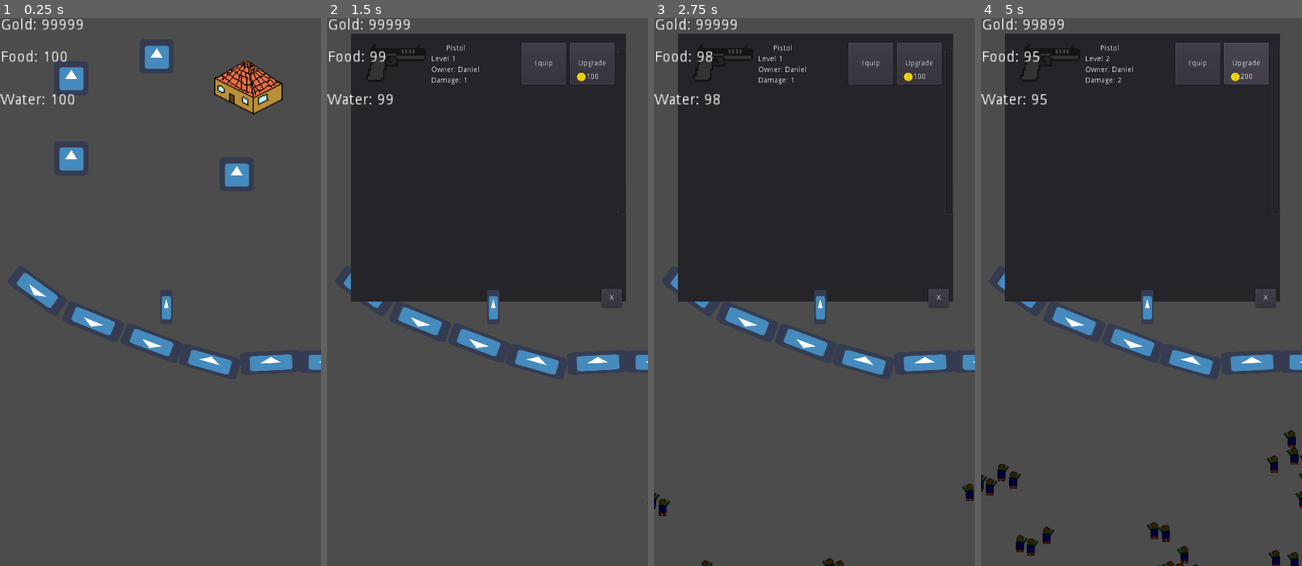
Above: before the commit, frames 1-4 (left to right).
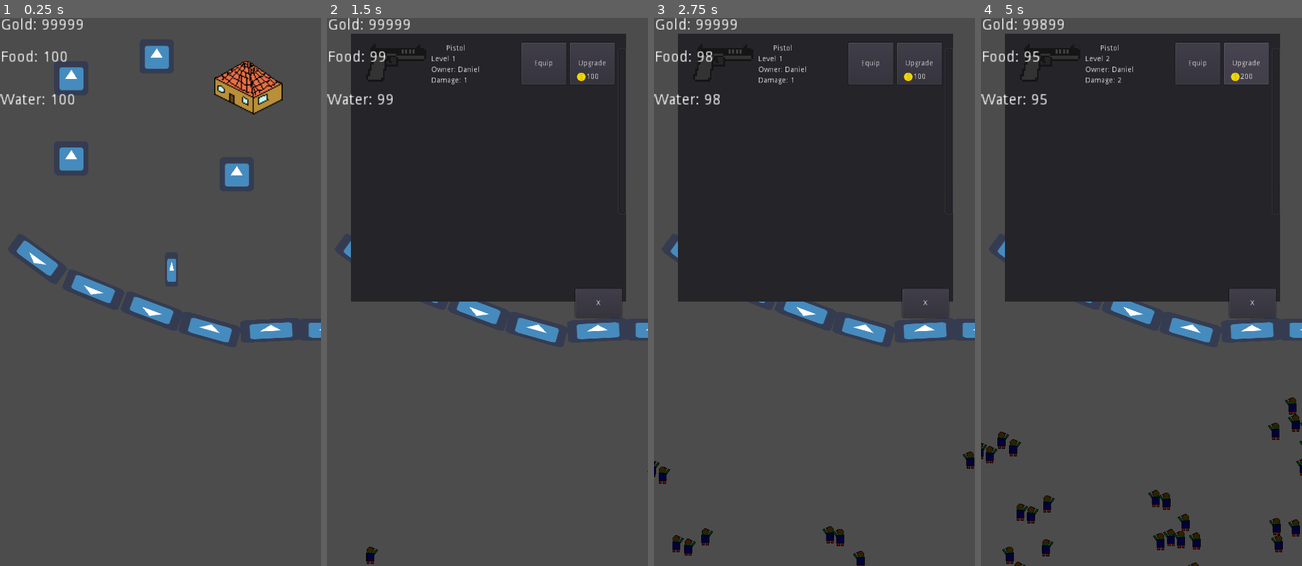
Above: after the commit, the same moments.

Repository: stranker/CLICKER_Z
Game: Godot game, scene res://Scene/MainScene.tscn
The game is run twice, just before and just after one commit, with the same random seed, the same clock (stepped at 60 frames per second) and the same inputs. The engine's default icon, where the game draws it, is replaced by a stand-in: a white triangle on a blue panel in a dark square.
Inputs (mouse positions are in pixels of both pictures, inside the frame that each line leads up to):
- Up to frame 1 (0.25 s): no input
- Up to frame 2 (1.5 s): click (574, 89) at 0.5 s; click (397, 78) at 1.25 s
- Up to frame 3 (2.75 s): click (891, 176) at 2 s
- Up to frame 4 (5 s): click (1051, 160) at 2.75 s; click (1138, 56) at 3.5 s; click "Upgrade" at 4.25 s

The runs differ from the first frame. In frame 1, 4.0% of the frame differs, in the area x 5-100%, y 40-66%; in frame 2, 3.3%; in frame 3, 4.1%; in frame 4, 6.0%, in the area x 0-100%, y 40-100%.

Commit message:
Posicion survivors

Diff:
--- a/GUI/ArmoryPanel.tscn
+++ b/GUI/ArmoryPanel.tscn
@@ -67,6 +67,7 @@
 margin_right = 255.0
 margin_bottom = 520.0
 rect_pivot_offset = Vector2( 0, 0 )
+rect_clip_content = false
 mouse_filter = 0
 mouse_default_cursor_shape = 0
 size_flags_horizontal = 1
@@ -97,6 +98,7 @@
 margin_right = 500.0
 margin_bottom = 100.0
 rect_min_size = Vector2( 500, 0 )
+rect_clip_content = false
 
 [node name="VScrollBar" type="VScrollBar" parent="." index="1"]
 
@@ -130,11 +132,12 @@
 anchor_top = 1.0
 anchor_right = 1.0
 anchor_bottom = 1.0
-margin_left = -46.0
+margin_left = -95.0
 margin_top = -24.0
 margin_right = -8.0
-margin_bottom = 11.0
+margin_bottom = 30.0
 rect_pivot_offset = Vector2( 0, 0 )
+rect_clip_content = false
 focus_mode = 2
 mouse_filter = 0
 mouse_default_cursor_shape = 0
@@ -158,6 +161,7 @@
 margin_top = -185.0
 margin_right = 135.0
 margin_bottom = 185.0
+rect_clip_content = false
 
 [connection signal="gui_input" from="." to="." method="_on_PanelShop_gui_input"]
 
--- a/GUI/DepositPanel.tscn
+++ b/GUI/DepositPanel.tscn
@@ -85,7 +85,7 @@
 	pass # replace with function body"
 _sections_unfolded = [ "Resource" ]
 
-[node name="DepositPanel" type="Panel"]
+[node name="DepositPanel" type="Panel" index="0"]
 
 anchor_left = 0.5
 anchor_top = 0.0
@@ -96,6 +96,7 @@
 margin_right = 160.0
 margin_bottom = 350.0
 rect_pivot_offset = Vector2( 0, 0 )
+rect_clip_content = false
 mouse_filter = 0
 mouse_default_cursor_shape = 0
 size_flags_horizontal = 1
@@ -110,11 +111,12 @@
 anchor_top = 0.5
 anchor_right = 0.5
 anchor_bottom = 0.5
-margin_left = -115.0
-margin_top = 35.0
-margin_right = -25.0
-margin_bottom = 75.0
-rect_pivot_offset = Vector2( 0, 0 )
+margin_left = -135.0
+margin_top = 45.0
+margin_right = -5.0
+margin_bottom = 105.0
+rect_pivot_offset = Vector2( 0, 0 )
+rect_clip_content = false
 focus_mode = 2
 mouse_filter = 0
 mouse_default_cursor_shape = 0
@@ -138,11 +140,12 @@
 anchor_top = 0.5
 anchor_right = 0.5
 anchor_bottom = 0.5
-margin_left = 25.0
-margin_top = 35.0
-margin_right = 115.0
-margin_bottom = 75.0
-rect_pivot_offset = Vector2( 0, 0 )
+margin_left = 5.0
+margin_top = 45.0
+margin_right = 135.0
+margin_bottom = 105.0
+rect_pivot_offset = Vector2( 0, 0 )
+rect_clip_content = false
 focus_mode = 2
 mouse_filter = 0
 mouse_default_cursor_shape = 0
@@ -166,11 +169,12 @@
 anchor_top = 0.5
 anchor_right = 0.5
 anchor_bottom = 0.5
-margin_left = -115.0
+margin_left = -135.0
 margin_top = -105.0
-margin_right = -25.0
-margin_bottom = -65.0
-rect_pivot_offset = Vector2( 0, 0 )
+margin_right = -15.0
+margin_bottom = -45.0
+rect_pivot_offset = Vector2( 0, 0 )
+rect_clip_content = false
 focus_mode = 2
 mouse_filter = 0
 mouse_default_cursor_shape = 0
@@ -193,11 +197,12 @@
 anchor_top = 0.5
 anchor_right = 0.5
 anchor_bottom = 0.5
-margin_left = 25.0
+margin_left = 15.0
 margin_top = -105.0
-margin_right = 115.0
-margin_bottom = -65.0
-rect_pivot_offset = Vector2( 0, 0 )
+margin_right = 135.0
+margin_bottom = -45.0
+rect_pivot_offset = Vector2( 0, 0 )
+rect_clip_content = false
 focus_mode = 2
 mouse_filter = 0
 mouse_default_cursor_shape = 0
@@ -219,11 +224,12 @@
 anchor_top = 1.0
 anchor_right = 1.0
 anchor_bottom = 1.0
-margin_left = -80.0
+margin_left = -90.0
 margin_top = -30.0
 margin_right = -20.0
-margin_bottom = 10.0
-rect_pivot_offset = Vector2( 0, 0 )
+margin_bottom = 20.0
+rect_pivot_offset = Vector2( 0, 0 )
+rect_clip_content = false
 focus_mode = 2
 mouse_filter = 0
 mouse_default_cursor_shape = 0
--- a/GUI/EquipWeaponPanel.tscn
+++ b/GUI/EquipWeaponPanel.tscn
@@ -42,7 +42,7 @@
 	return weapon_to_change"
 _sections_unfolded = [ "Resource" ]
 
-[node name="EquipWeaponPanel" type="Panel"]
+[node name="EquipWeaponPanel" type="Panel" index="0"]
 
 anchor_left = 0.0
 anchor_top = 0.0
@@ -52,6 +52,7 @@
 margin_bottom = 370.0
 rect_min_size = Vector2( 270, 0 )
 rect_pivot_offset = Vector2( 0, 0 )
+rect_clip_content = false
 mouse_filter = 0
 mouse_default_cursor_shape = 0
 size_flags_horizontal = 1
@@ -68,6 +69,7 @@
 margin_right = -20.0
 rect_min_size = Vector2( 250, 0 )
 rect_pivot_offset = Vector2( 0, 0 )
+rect_clip_content = false
 mouse_filter = 1
 mouse_default_cursor_shape = 0
 size_flags_horizontal = 1
@@ -85,6 +87,7 @@
 margin_top = -150.0
 margin_bottom = 20.0
 rect_pivot_offset = Vector2( 0, 0 )
+rect_clip_content = false
 mouse_filter = 0
 mouse_default_cursor_shape = 0
 size_flags_horizontal = 0
@@ -105,11 +108,12 @@
 anchor_top = 1.0
 anchor_right = 1.0
 anchor_bottom = 1.0
-margin_left = -60.0
-margin_top = -20.0
+margin_left = -90.0
+margin_top = -30.0
 margin_right = -10.0
 margin_bottom = 20.0
 rect_pivot_offset = Vector2( 0, 0 )
+rect_clip_content = false
 focus_mode = 2
 mouse_filter = 0
 mouse_default_cursor_shape = 0
--- a/GUI/TrainingPanel.tscn
+++ b/GUI/TrainingPanel.tscn
@@ -42,7 +42,7 @@
 	pass"
 _sections_unfolded = [ "Resource" ]
 
-[node name="TrainingPanel" type="Panel"]
+[node name="TrainingPanel" type="Panel" index="0"]
 
 anchor_left = 0.5
 anchor_top = 0.0
@@ -54,6 +54,7 @@
 margin_bottom = 470.0
 rect_min_size = Vector2( 370, 0 )
 rect_pivot_offset = Vector2( 0, 0 )
+rect_clip_content = false
 mouse_filter = 0
 mouse_default_cursor_shape = 0
 size_flags_horizontal = 1
@@ -72,6 +73,7 @@
 margin_bottom = -100.0
 rect_min_size = Vector2( 350, 0 )
 rect_pivot_offset = Vector2( 0, 0 )
+rect_clip_content = false
 mouse_filter = 1
 mouse_default_cursor_shape = 0
 size_flags_horizontal = 1
@@ -91,6 +93,7 @@
 margin_top = -195.0
 margin_bottom = 195.0
 rect_pivot_offset = Vector2( 0, 0 )
+rect_clip_content = false
 mouse_filter = 0
 mouse_default_cursor_shape = 0
 size_flags_horizontal = 0
@@ -111,11 +114,12 @@
 anchor_top = 1.0
 anchor_right = 1.0
 anchor_bottom = 1.0
-margin_left = -70.0
-margin_top = -20.0
+margin_left = -100.0
+margin_top = -30.0
 margin_right = -20.0
-margin_bottom = 10.0
+margin_bottom = 20.0
 rect_pivot_offset = Vector2( 0, 0 )
+rect_clip_content = false
 focus_mode = 2
 mouse_filter = 0
 mouse_default_cursor_shape = 0
--- a/GUI/WatchPanel.tscn
+++ b/GUI/WatchPanel.tscn
@@ -24,6 +24,7 @@
 var survivor = preload(\"res://Object/Characters/Survivor.tscn\")
 var weapon = preload(\"res://Object/Weapon.tscn\")
 var seek_res = preload(\"res://GUI/SeekResult.tscn\")
+var supplies = preload(\"res://Object/Supply.tscn\")
 var curr_seek
 
 
@@ -84,6 +85,7 @@
 			if nr > SURVIVOR_PROB:
 				var s = survivor.instance()
 				s.create_survivor(\"Ramiro\",\"Some stuff\",1)
+				get_parent().get_parent().get_parent().set_pos_survivor(s)
 				result = true
 		TYPE_WEAPON:
 			if nr > WEAPON_PROB:
@@ -95,7 +97,12 @@
 				randomize()
 				var f = int(rand_range(1,Global.MAX_FOOD/2))
 				var w = int(rand_range(1,Global.MAX_WATER/2))
-				Global.search_supplies(f,w)
+				var sf = supplies.instance()
+				var sw = supplies.instance()
+				sf.create_food(f,rect_global_position)
+				sw.create_water(w,rect_global_position)
+				get_tree().root.call_deferred(\"add_child\",sf)
+				get_tree().root.call_deferred(\"add_child\",sw)
 				result = true
 	return result
 
@@ -113,11 +120,12 @@
 anchor_top = 0.0
 anchor_right = 0.5
 anchor_bottom = 0.0
-margin_left = -140.0
-margin_top = 60.0
+margin_left = -210.0
+margin_top = 20.0
 margin_right = 130.0
 margin_bottom = 360.0
 rect_pivot_offset = Vector2( 0, 0 )
+rect_clip_content = false
 mouse_filter = 0
 mouse_default_cursor_shape = 0
 size_flags_horizontal = 1
@@ -131,11 +139,12 @@
 anchor_top = 0.5
 anchor_right = 0.5
 anchor_bottom = 0.5
-margin_left = -60.0
-margin_top = -98.0
-margin_right = 60.0
-margin_bottom = -58.0
-rect_pivot_offset = Vector2( 0, 0 )
+margin_left = -70.0
+margin_top = -130.0
+margin_right = 80.0
+margin_bottom = -70.0
+rect_pivot_offset = Vector2( 0, 0 )
+rect_clip_content = false
 focus_mode = 2
 mouse_filter = 0
 mouse_default_cursor_shape = 0
@@ -155,11 +164,12 @@
 anchor_top = 0.5
 anchor_right = 0.5
 anchor_bottom = 0.5
-margin_left = -60.0
+margin_left = -70.0
 margin_top = -20.0
-margin_right = 60.0
-margin_bottom = 20.0
-rect_pivot_offset = Vector2( 0, 0 )
+margin_right = 80.0
+margin_bottom = 40.0
+rect_pivot_offset = Vector2( 0, 0 )
+rect_clip_content = false
 focus_mode = 2
 mouse_filter = 0
 mouse_default_cursor_shape = 0
@@ -179,11 +189,12 @@
 anchor_top = 0.5
 anchor_right = 0.5
 anchor_bottom = 0.5
-margin_left = -60.0
-margin_top = 59.0
-margin_right = 60.0
-margin_bottom = 99.0
-rect_pivot_offset = Vector2( 0, 0 )
+margin_left = -70.0
+margin_top = 80.0
+margin_right = 80.0
+margin_bottom = 140.0
+rect_pivot_offset = Vector2( 0, 0 )
+rect_clip_content = false
 focus_mode = 2
 mouse_filter = 0
 mouse_default_cursor_shape = 0
@@ -203,11 +214,12 @@
 anchor_top = 1.0
 anchor_right = 1.0
 anchor_bottom = 1.0
-margin_left = -70.0
+margin_left = -90.0
 margin_top = -20.0
 margin_right = -10.0
-margin_bottom = 20.0
-rect_pivot_offset = Vector2( 0, 0 )
+margin_bottom = 30.0
+rect_pivot_offset = Vector2( 0, 0 )
+rect_clip_content = false
 focus_mode = 2
 mouse_filter = 0
 mouse_default_cursor_shape = 0
@@ -230,6 +242,7 @@
 margin_top = 10.0
 margin_bottom = 24.0
 rect_pivot_offset = Vector2( 0, 0 )
+rect_clip_content = false
 mouse_filter = 2
 mouse_default_cursor_shape = 0
 size_flags_horizontal = 1
--- a/Object/Buildings/Armory.tscn
+++ b/Object/Buildings/Armory.tscn
@@ -37,6 +37,7 @@
 margin_right = -599.0
 margin_bottom = -1023.0
 rect_pivot_offset = Vector2( 0, 0 )
+rect_clip_content = false
 mouse_filter = 0
 mouse_default_cursor_shape = 0
 size_flags_horizontal = 1
@@ -56,6 +57,7 @@
 margin_bottom = 130.0
 rect_scale = Vector2( 2, 2 )
 rect_pivot_offset = Vector2( 0, 0 )
+rect_clip_content = false
 focus_mode = 2
 mouse_filter = 0
 mouse_default_cursor_shape = 0
@@ -75,5 +77,6 @@
 margin_top = 30.0
 margin_right = 558.5
 margin_bottom = 530.0
+rect_clip_content = false
 
 [connection signal="pressed" from="Skin" to="." method="_on_Skin_pressed"]
--- a/Object/Buildings/Buildings.tscn
+++ b/Object/Buildings/Buildings.tscn
@@ -19,6 +19,8 @@
 	$Deposit.init_consume()
 	$Armory.init_weapons()
 	$GUI/Seek.hide()
+	Global.food_pos = $GUI/Food.rect_global_position
+	Global.water_pos = $GUI/Water.rect_global_position
 	pass
 
 func _process(delta):
@@ -54,6 +56,7 @@
 anchor_right = 1.0
 anchor_bottom = 1.0
 rect_pivot_offset = Vector2( 0, 0 )
+rect_clip_content = false
 mouse_filter = 0
 mouse_default_cursor_shape = 0
 size_flags_horizontal = 1
@@ -69,10 +72,13 @@
 
 [node name="Houses" parent="." index="2" instance=ExtResource( 3 )]
 
+rect_clip_content = false
+
 [node name="TrainingField" parent="." index="3" instance=ExtResource( 4 )]
 
 margin_right = -590.0
 margin_bottom = -1014.0
+rect_clip_content = false
 
 [node name="WatchTower" parent="." index="4" instance=ExtResource( 5 )]
 
@@ -96,6 +102,7 @@
 margin_bottom = 30.0
 rect_scale = Vector2( 2, 2 )
 rect_pivot_offset = Vector2( 0, 0 )
+rect_clip_content = false
 mouse_filter = 2
 mouse_default_cursor_shape = 0
 size_flags_horizontal = 1
@@ -116,6 +123,7 @@
 margin_bottom = 90.0
 rect_scale = Vector2( 2, 2 )
 rect_pivot_offset = Vector2( 0, 0 )
+rect_clip_content = false
 mouse_filter = 2
 mouse_default_cursor_shape = 0
 size_flags_horizontal = 1
@@ -136,6 +144,7 @@
 margin_bottom = 170.0
 rect_scale = Vector2( 2, 2 )
 rect_pivot_offset = Vector2( 0, 0 )
+rect_clip_content = false
 mouse_filter = 2
 mouse_default_cursor_shape = 0
 size_flags_horizontal = 1
@@ -155,6 +164,7 @@
 margin_right = 64.0
 margin_bottom = 294.0
 rect_pivot_offset = Vector2( 0, 0 )
+rect_clip_content = false
 mouse_filter = 1
 mouse_default_cursor_shape = 0
 size_flags_horizontal = 1
--- a/Object/Buildings/Deposit.tscn
+++ b/Object/Buildings/Deposit.tscn
@@ -35,6 +35,7 @@
 margin_right = -599.0
 margin_bottom = -1023.0
 rect_pivot_offset = Vector2( 0, 0 )
+rect_clip_content = false
 mouse_filter = 0
 mouse_default_cursor_shape = 0
 size_flags_horizontal = 1
@@ -53,6 +54,7 @@
 margin_right = 164.0
 margin_bottom = 144.0
 rect_pivot_offset = Vector2( 0, 0 )
+rect_clip_content = false
 focus_mode = 2
 mouse_filter = 0
 mouse_default_cursor_shape = 0
--- a/Object/Buildings/WatchTower.tscn
+++ b/Object/Buildings/WatchTower.tscn
@@ -35,6 +35,7 @@
 margin_right = -599.0
 margin_bottom = -1023.0
 rect_pivot_offset = Vector2( 0, 0 )
+rect_clip_content = false
 mouse_filter = 0
 mouse_default_cursor_shape = 0
 size_flags_horizontal = 1
@@ -53,6 +54,7 @@
 margin_right = 324.0
 margin_bottom = 104.0
 rect_pivot_offset = Vector2( 0, 0 )
+rect_clip_content = false
 focus_mode = 2
 mouse_filter = 0
 mouse_default_cursor_shape = 0
@@ -67,11 +69,7 @@
 
 [node name="WatchPanel" parent="." index="1" instance=ExtResource( 2 )]
 
-anchor_top = 0.5
-anchor_bottom = 0.5
-margin_left = 163.5
-margin_top = 39.5
-margin_right = 433.5
-margin_bottom = 339.5
+margin_left = 139.5
+margin_right = 479.5
 
 [connection signal="pressed" from="WatchButton" to="." method="_on_WatchButton_pressed"]
--- a/Object/Characters/Survivor.gd
+++ b/Object/Characters/Survivor.gd
@@ -1,4 +1,4 @@
-extends Node
+extends Node2D
 
 var survivor_name = ""
 var info = ""
@@ -8,8 +8,12 @@
 const TYPE_PLAYER = 0
 const TYPE_NPC = 1
 var survivor_type
+var shoot_time = 4
 
 func _ready():
+	if survivor_type != TYPE_PLAYER:
+		$ShootTime.wait_time = shoot_time
+		$ShootTime.start()
 	pass
 
 func create_survivor(nam,inf,lvl):
@@ -21,10 +25,12 @@
 	weapon = weapon.create_default_weapon(self)
 	Global.SURVIVOR_LIST.push_back(self)
 	add_child(weapon)
+	weapon.position = $WeaponPos.position
 	pass
 
 func create_player(nam):
 	create_survivor(nam,"Player character",1)
+	Global.player = self
 	survivor_type = TYPE_PLAYER
 	pass
 
@@ -42,6 +48,7 @@
 
 func set_weapon(weap):
 	weapon = weap
+	weapon.global_position = $WeaponPos.global_position
 	pass
 
 func change_weapon(weap):
@@ -63,3 +70,11 @@
 
 func get_weapon():
 	return weapon
+
+func _on_ShootTime_timeout():
+	if survivor_type != TYPE_PLAYER:
+		if get_weapon()!= null:
+			randomize()
+			var zn = int(rand_range(Global.ZOMBI_LIST.size()/2,Global.ZOMBI_LIST.size()))
+			get_weapon().shoot(Global.ZOMBI_LIST[zn])
+	pass # replace with function body
--- a/Object/Characters/Survivor.tscn
+++ b/Object/Characters/Survivor.tscn
@@ -3,7 +3,7 @@
 [ext_resource path="res://Object/Characters/Survivor.gd" type="Script" id=1]
 [ext_resource path="res://icon.png" type="Texture" id=2]
 
-[node name="Survivor" type="Node2D"]
+[node name="Survivor" type="Node2D" index="0"]
 
 script = ExtResource( 1 )
 
@@ -23,3 +23,5 @@
 [node name="WeaponPos" type="Position2D" parent="." index="2"]
 
 position = Vector2( -0.487671, 13.1672 )
+
+[connection signal="timeout" from="ShootTime" to="." method="_on_ShootTime_timeout"]
--- a/Object/ClickArea.tscn
+++ /dev/null
@@ -1,110 +0,0 @@
-[gd_scene load_steps=6 format=2]
-
-[ext_resource path="res://Object/Wall.tscn" type="PackedScene" id=1]
-[ext_resource path="res://Object/SpawnControl.tscn" type="PackedScene" id=2]
-[ext_resource path="res://Object/Spawner.tscn" type="PackedScene" id=3]
-
-[sub_resource type="GDScript" id=1]
-
-resource_name = "Click.gd"
-script/source = "extends Node2D
-
-var curr_click = 0
-enum STATES {IDLE,RAGE}
-var state = STATES.IDLE
-
-func _ready():
-	set_process(true)
-	pass
-
-func _process(delta):
-	if !$Rage.is_stopped() and curr_click > 30:
-		state = STATES.RAGE
-	else:
-		state = STATES.IDLE
-	pass
-
-func _on_Area_input_event(viewport, event, shape_idx):
-	if event is InputEventScreenTouch:
-		if event.is_pressed():
-			curr_click += 1
-			$Rage.start()
-			attack()
-	pass
-
-func attack():
-	if Global.ZOMBI_LIST.size()>0:
-		Global.curr_weapon.shoot(Global.ZOMBI_LIST[0]) #ATACA AL PRIMERO
-	pass
-
-func _on_Rage_timeout():
-	curr_click = 0
-	pass"
-_sections_unfolded = [ "Resource" ]
-
-[sub_resource type="RectangleShape2D" id=2]
-
-custom_solver_bias = 0.0
-extents = Vector2( 17.2784, 9.00234 )
-
-[node name="InteractiveArea" type="Node2D"]
-
-script = SubResource( 1 )
-
-[node name="Area" type="Area2D" parent="." index="0"]
-
-input_pickable = true
-gravity_vec = Vector2( 0, 1 )
-gravity = 98.0
-linear_damp = 0.1
-angular_damp = 1.0
-collision_layer = 4
-collision_mask = 4
-audio_bus_override = false
-audio_bus_name = "Master"
-_sections_unfolded = [ "Collision" ]
-
-[node name="Colision" type="CollisionShape2D" parent="Area" index="0"]
-
-position = Vector2( 299.901, 521.072 )
-scale = Vector2( 17.3235, 55.8896 )
-shape = SubResource( 2 )
-
-[node name="Rage" type="Timer" parent="." index="1"]
-
-process_mode = 1
-wait_time = 0.3
-one_shot = true
-autostart = false
-
-[node name="Wall" parent="." index="2" instance=ExtResource( 1 )]
-
-[node name="SpawnControl" parent="." index="3" instance=ExtResource( 2 )]
-
-[node name="Spawner" parent="SpawnControl" index="1" instance=ExtResource( 3 )]
-
-position = Vector2( -29.1918, 998.02 )
-
-[node name="Spawner2" parent="SpawnControl" index="2" instance=ExtResource( 3 )]
-
-position = Vector2( 636.463, 1010.84 )
-
-[node name="Spawner3" parent="SpawnControl" index="3" instance=ExtResource( 3 )]
-
-position = Vector2( 306.65, 1081.23 )
-
-[node name="Spawner4" parent="SpawnControl" index="4" instance=ExtResource( 3 )]
-
-position = Vector2( 489.996, 1044.15 )
-
-[node name="Spawner5" parent="SpawnControl" index="5" instance=ExtResource( 3 )]
-
-position = Vector2( 126.528, 1034.56 )
-
-[node name="Player" type="Position2D" parent="." index="4"]
-
-position = Vector2( 301.277, 516.345 )
-
-[connection signal="input_event" from="Area" to="." method="_on_Area_input_event"]
-
-[connection signal="timeout" from="Rage" to="." method="_on_Rage_timeout"]
--- a/Object/CoinCandy.tscn
+++ b/Object/CoinCandy.tscn
@@ -23,7 +23,7 @@
 	pass "
 _sections_unfolded = [ "Resource" ]
 
-[node name="CoinCandy" type="Sprite" index="0"]
+[node name="CoinCandy" type="Sprite"]
 
 scale = Vector2( 0.5, 0.5 )
 texture = ExtResource( 1 )
--- a/Object/Global.gd
+++ b/Object/Global.gd
@@ -15,6 +15,8 @@
 var curr_water = 100
 var MAX_FOOD = 100
 var MAX_WATER = 100
+var food_pos = Vector2()
+var water_pos = Vector2()
 
 # Variables de Houses
 var curr_survivor = 0
@@ -22,6 +24,7 @@
 
 # Survivors
 var SURVIVOR_LIST = []
+var player
 
 # Weapons
 var WEAPON_LIST = []
@@ -29,7 +32,7 @@
 func _ready():
 	pass
 
-func search_supplies(food,water):
+func add_supplies(food,water):
 	curr_food += food
 	curr_water += water
 	if curr_food > MAX_FOOD:
--- /dev/null
+++ b/Object/Supply.tscn
@@ -0,0 +1,61 @@
+[gd_scene load_steps=2 format=2]
+
+[sub_resource type="GDScript" id=1]
+
+resource_name = "Supply.gd"
+script/source = "extends Sprite
+
+var supply_type = -1
+const TYPE_FOOD = 0
+const TYPE_WATER = 1
+var cant = 0
+var tex = \"\"
+var active = false
+var type_pos = -1
+
+func _ready():
+	$Tween.interpolate_property(self,\"global_position\",global_position,type_pos,1,Tween.TRANS_EXPO,Tween.EASE_OUT,0)
+	$Tween.start()
+	pass
+
+func create_food(c,pos):
+	create_supply(c,pos)
+	supply_type = TYPE_FOOD
+	type_pos = Global.food_pos
+	pass
+
+func create_supply(c,pos):
+	active = true
+	global_position = pos
+	cant = c
+	texture = load(\"res://icon.png\")
+	pass
+
+func create_water(c,pos):
+	create_supply(c,pos)
+	supply_type = TYPE_WATER
+	type_pos = Global.water_pos
+	pass
+
+func _process(delta):
+	if global_position == type_pos:
+		if supply_type == TYPE_FOOD:
+			Global.add_supplies(cant,0)
+		else:
+			Global.add_supplies(0,cant)
+		queue_free()
+	pass"
+_sections_unfolded = [ "Resource" ]
+
+[node name="Supply" type="Sprite"]
+
+script = SubResource( 1 )
+
+[node name="Tween" type="Tween" parent="." index="0"]
+
+repeat = false
+playback_process_mode = 1
+playback_speed = 1.0
+playback/active = false
+playback/repeat = false
+playback/speed = 1.0
--- a/Object/Weapon.gd
+++ b/Object/Weapon.gd
@@ -1,4 +1,4 @@
-extends Node
+extends Node2D
 
 var cost = 0
 var damage = 0
@@ -95,7 +95,7 @@
 		if zombie.is_inside_tree():
 			var b = bullet.instance()
 			b.set_direction(zombie.global_position)
-			b.global_position = get_w_owner().global_position
+			b.position = position
 			b.set_damage(get_dmg())
-			get_tree().root.call_deferred("add_child",b)
+			call_deferred("add_child",b)
 	pass
--- a/Object/Z.tscn
+++ b/Object/Z.tscn
@@ -12,7 +12,10 @@
 var direction = Vector2()
 var life = 2
 var gold = 2
+# DROP
+const DROP_PROB = 60
 var coin = preload(\"res://Object/CoinCandy.tscn\")
+var supply = preload(\"res://Object/Supply.tscn\")
 
 func _ready():
 	direction = (player-global_position).normalized()
@@ -26,17 +29,35 @@
 	pass
 
 func get_damage(dmg):
-	if life>0:
+	if life > 0:
 		life -= dmg
-	if life<=0:
+	if life <= 0 and !alive():
 		Global.ZOMBI_LIST.erase(self)
 		Global.zombie_killed += 1
 		Global.EXP += 1
-		var c = coin.instance()
-		get_tree().root.call_deferred(\"add_child\",c)
-		c.global_position = global_position
-		c.cant = gold
+		drop_coin()
+		drop_supply()
 		queue_free()
+	pass
+
+func drop_coin():
+	var c = coin.instance()
+	get_tree().root.call_deferred(\"add_child\",c)
+	c.global_position = global_position
+	c.cant = gold
+	pass
+
+func drop_supply():
+	var nr = int(rand_range(0,100))
+	if nr > DROP_PROB:
+		var s = supply.instance()
+		if nr % 2 == 0:
+			s.create_food(10,global_position)
+		else:
+			s.create_water(10,global_position)
+		get_tree().root.call_deferred(\"add_child\",s)
+		if s.is_inside_tree():
+			s.start_tween()
 	pass
 
 func alive():
--- a/Scene/MainScene.tscn
+++ b/Scene/MainScene.tscn
@@ -16,10 +16,10 @@
 enum STATES {IDLE,RAGE}
 var state = STATES.IDLE
 var player
+var survivor_pos = 1
 
 func _ready():
 	create_player()
-	set_pos_survivors()
 	$Buildings._ready()
 	pass
 
@@ -33,15 +33,20 @@
 func create_player():
 	player = survivor.instance()
 	player.create_player(\"Daniel\")
-	Global.player_pos = $InteractiveArea/PlayerPos.global_position
+	Global.player_pos = $InteractiveArea/SurvivorPositions/PlayerPos.global_position
 	Global.curr_weapon = player.get_weapon()
+	set_pos_survivor(player)
 	pass
 
-func set_pos_survivors():
-	for i in Global.SURVIVOR_LIST:
-		get_tree().root.call_deferred(\"add_child\",i)
-		if i.get_survivor_type() == i.get_player_type():
-			i.global_position = $InteractiveArea/PlayerPos.global_position
+func set_pos_survivor(s):
+	$InteractiveArea.call_deferred(\"add_child\",s)
+	if s.get_survivor_type() == s.get_player_type():
+		s.position = $InteractiveArea/SurvivorPositions/PlayerPos.position
+	else:
+		for i in $InteractiveArea/SurvivorPositions.get_children():
+			if i.get_name().find(str(survivor_pos)) > 0:
+				s.position = i.position
+		survivor_pos += 1
 	pass
 
 func _on_InteractiveArea_gui_input( ev ):
@@ -50,7 +55,7 @@
 			curr_click += 1
 			$InteractiveArea/RageTimer.start()
 			attack()
-	pass # replace with function body
+	pass
 
 func attack():
 	if Global.ZOMBI_LIST.size()>0:
@@ -60,8 +65,7 @@
 
 func _on_RageTimer_timeout():
 	curr_click = 0
-	pass
-"
+	pass"
 _sections_unfolded = [ "Resource" ]
 
 [node name="MainScene" type="Control"]
@@ -71,6 +75,7 @@
 anchor_right = 1.0
 anchor_bottom = 1.0
 rect_pivot_offset = Vector2( 0, 0 )
+rect_clip_content = false
 mouse_filter = 0
 mouse_default_cursor_shape = 0
 size_flags_horizontal = 1
@@ -85,9 +90,10 @@
 anchor_right = 0.5
 anchor_bottom = 1.0
 margin_left = -300.0
-margin_top = -634.0
+margin_top = -694.0
 margin_right = 300.0
 rect_pivot_offset = Vector2( 0, 0 )
+rect_clip_content = false
 mouse_filter = 0
 mouse_default_cursor_shape = 0
 size_flags_horizontal = 1
@@ -120,20 +126,53 @@
 
 position = Vector2( 660, 510 )
 
-[node name="PlayerPos" type="Position2D" parent="InteractiveArea" index="2"]
-
-position = Vector2( 310, 150 )
-
-[node name="RageTimer" type="Timer" parent="InteractiveArea" index="3"]
+[node name="RageTimer" type="Timer" parent="InteractiveArea" index="2"]
 
 process_mode = 1
 wait_time = 1.0
 one_shot = false
 autostart = false
 
+[node name="SurvivorPositions" type="Node2D" parent="InteractiveArea" index="3"]
+
+[node name="PlayerPos" type="Position2D" parent="InteractiveArea/SurvivorPositions" index="0"]
+
+position = Vector2( 320, 140 )
+_sections_unfolded = [ "Transform" ]
+
+[node name="Survivor1" type="Position2D" parent="InteractiveArea/SurvivorPositions" index="1"]
+
+position = Vector2( 240, 120 )
+_sections_unfolded = [ "Transform" ]
+
+[node name="Survivor2" type="Position2D" parent="InteractiveArea/SurvivorPositions" index="2"]
+
+position = Vector2( 400, 160 )
+_sections_unfolded = [ "Transform" ]
+
+[node name="Survivor3" type="Position2D" parent="InteractiveArea/SurvivorPositions" index="3"]
+
+position = Vector2( 480, 180 )
+_sections_unfolded = [ "Transform" ]
+
+[node name="Survivor4" type="Position2D" parent="InteractiveArea/SurvivorPositions" index="4"]
+
+position = Vector2( 160, 90 )
+_sections_unfolded = [ "Transform" ]
+
+[node name="Survivor5" type="Position2D" parent="InteractiveArea/SurvivorPositions" index="5"]
+
+position = Vector2( 560, 180 )
+_sections_unfolded = [ "Transform" ]
+
+[node name="Survivor6" type="Position2D" parent="InteractiveArea/SurvivorPositions" index="6"]
+
+position = Vector2( 70, 50 )
+_sections_unfolded = [ "Transform" ]
+
 [node name="Buildings" parent="." index="1" instance=ExtResource( 4 )]
 
-margin_bottom = -634.0
+margin_bottom = -694.0
 
 [connection signal="gui_input" from="InteractiveArea" to="." method="_on_InteractiveArea_gui_input"]
 
